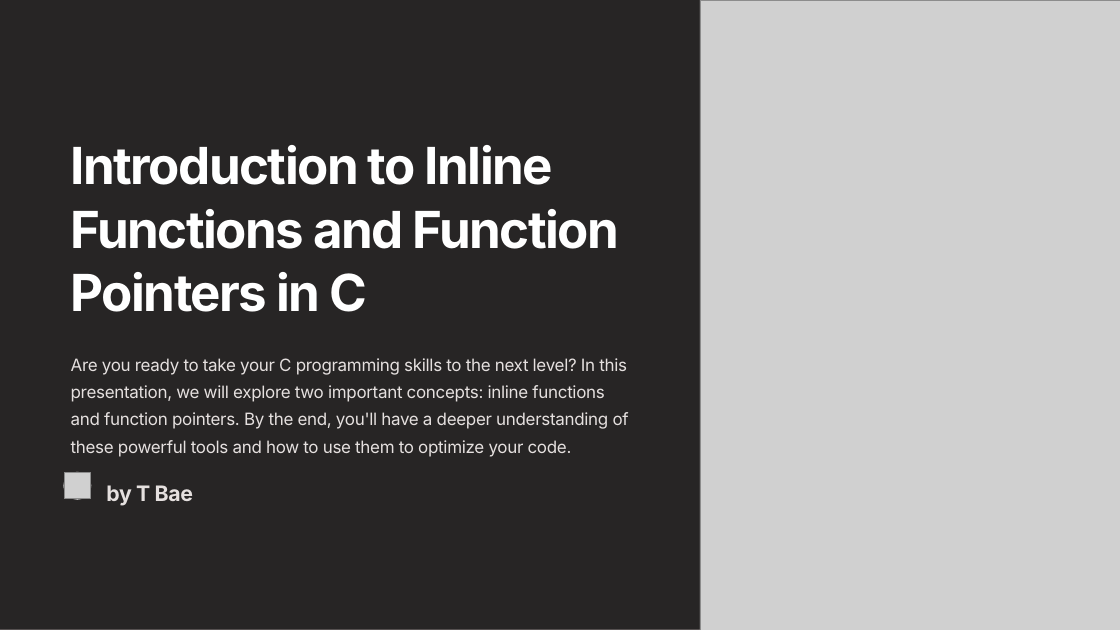
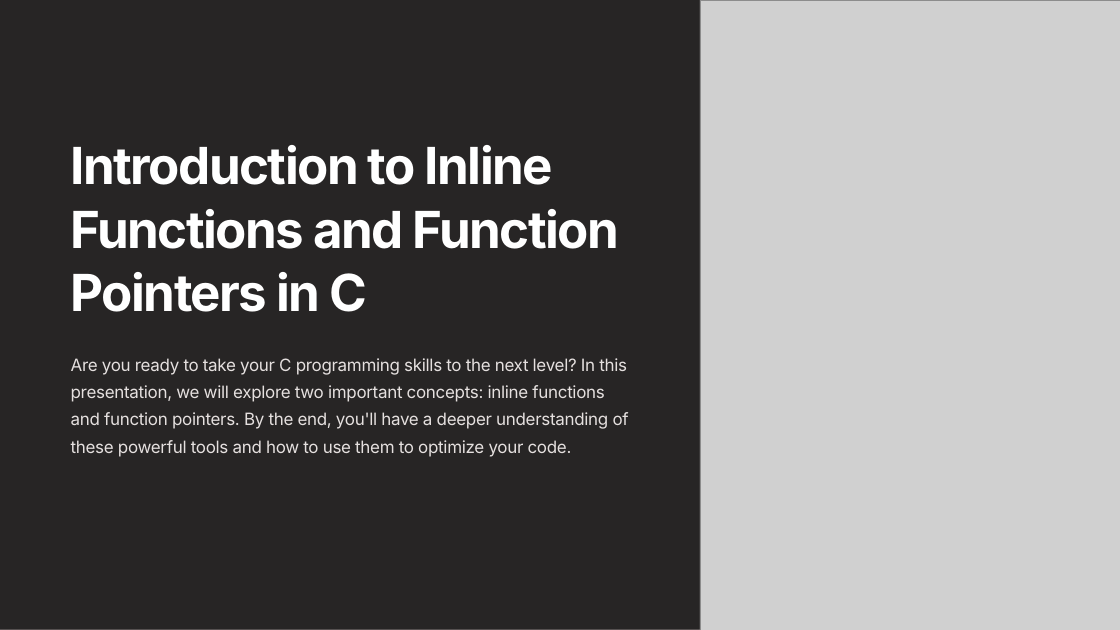
Before and after one commit to user992199/Chitkara_August_G8, a slide deck: slide 1 of Introduction-to-Inline-Functions-and-Function-Pointers-in-C.pptx. Drawn at 1120x630 pixels with LibreOffice and Linux fonts; fonts in the diff are those of the drawing; grey boxes stand for pictures. Boxes give left, top, right and bottom in pixels: in the first picture for what was removed or moved away, otherwise in the second. Text is boxed around its words. In the diff, an @@ line names an element or a change of style, - is before the commit and + after.

```diff
--- a/Introduction-to-Inline-Functions-and-Function-Pointers-in-C.pptx
+++ b/Introduction-to-Inline-Functions-and-Function-Pointers-in-C.pptx
@@ rounded rectangle removed at (64,472,91,499) @@
@@ picture removed at (64,472,90,498) @@
@@ text removed at (106,485,193,506) @@
-by T Bae
```
Also in this commit, not shown: 2 slides added, 5 other files.
